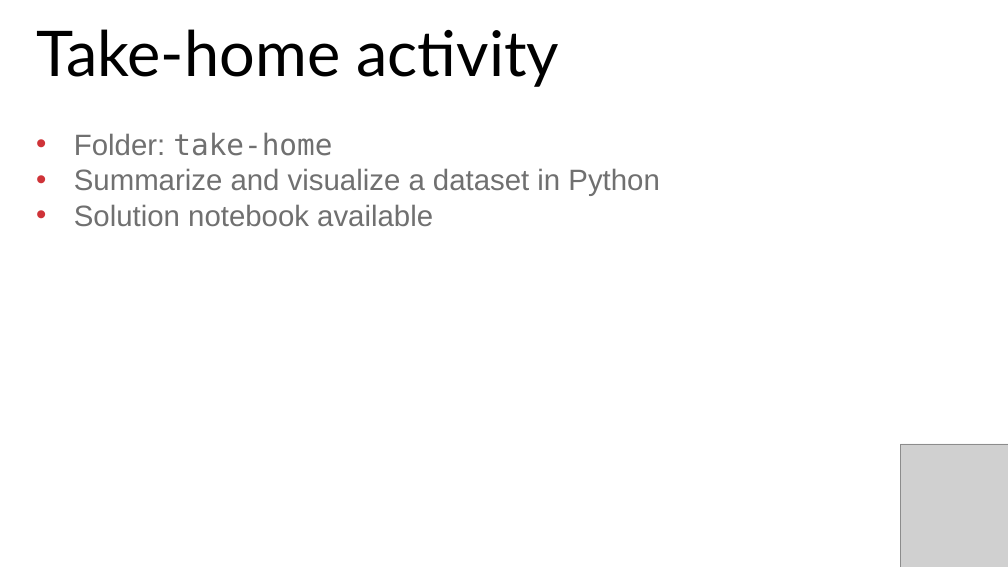
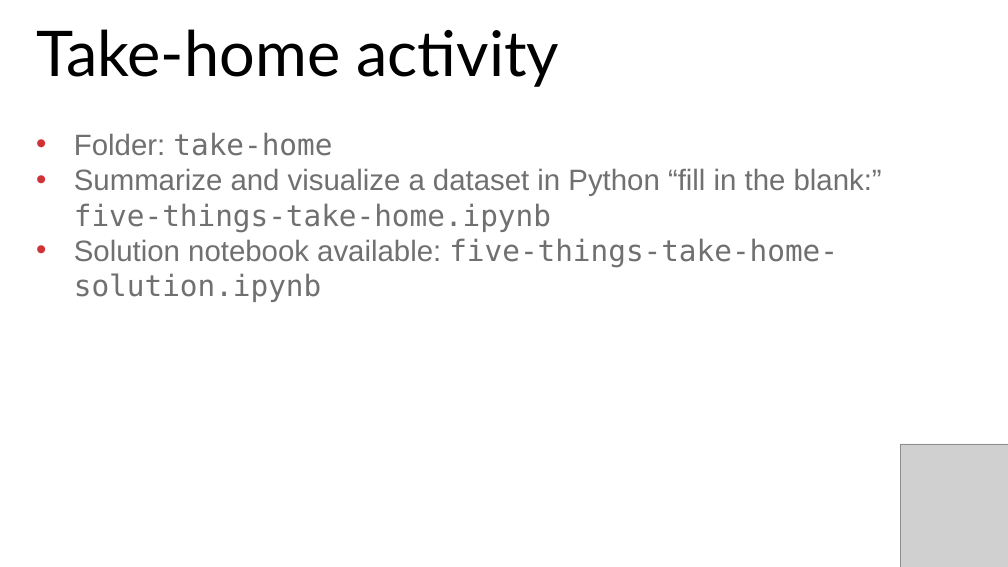
Before and after one commit to stringfestdata/aina-getting-started-python, a slide deck: slide 23 of five-things-excel-python.pptx (slide 22 before the commit). Drawn at 1008x567 pixels with LibreOffice and Linux fonts; fonts in the diff are those of the drawing; grey boxes stand for pictures. Boxes give left, top, right and bottom in pixels: in the first picture for what was removed or moved away, otherwise in the second. Text is boxed around its words. In the diff, an @@ line names an element or a change of style, - is before the commit and + after.

```diff
--- a/five-things-excel-python.pptx
+++ b/five-things-excel-python.pptx
@@ text at [74,168,882,302]: text changed @@
-• Summarize and visualize a dataset in Python
-• Solution notebook available
+• Summarize and visualize a dataset in Python “fill in the blank:” five-things-take-home.ipynb
+• Solution notebook available: five-things-take-home-solution.ipynb
```
Also in this commit, not shown: 8 other slides changed, 1 slide added, 7 other files.
